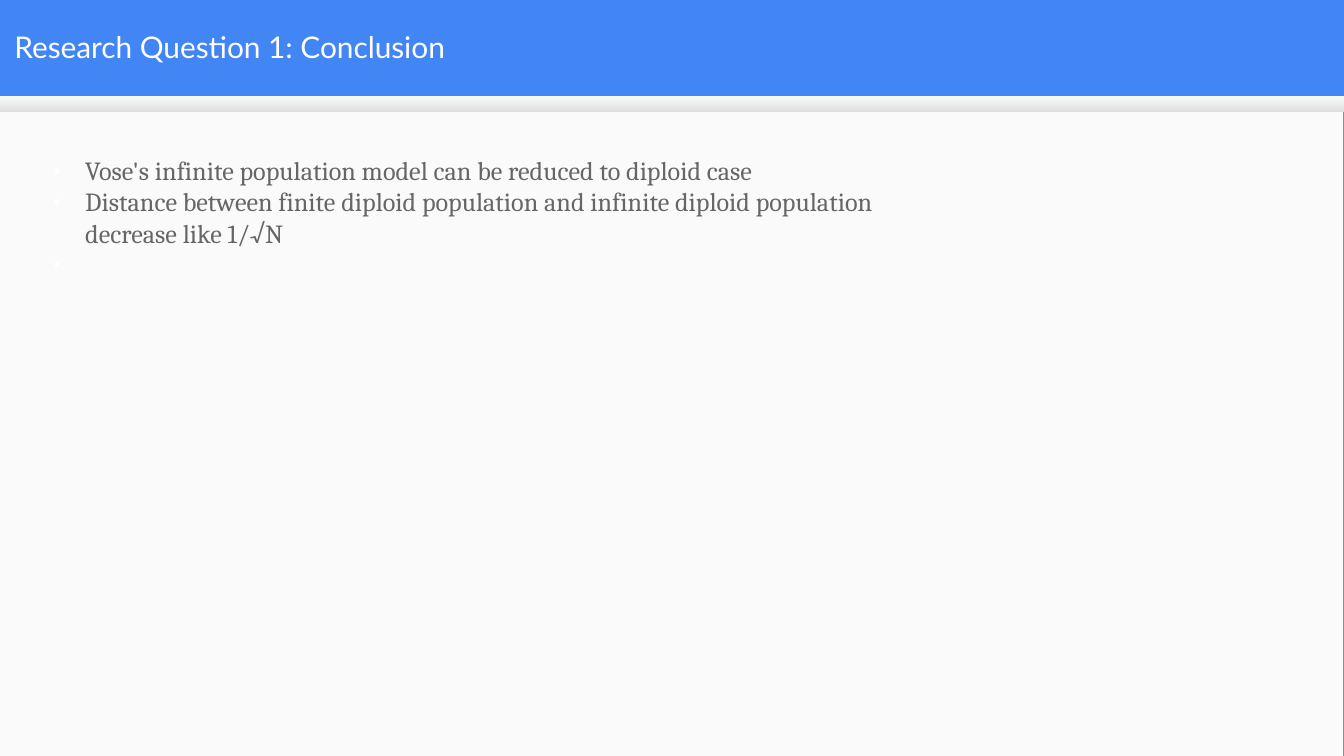
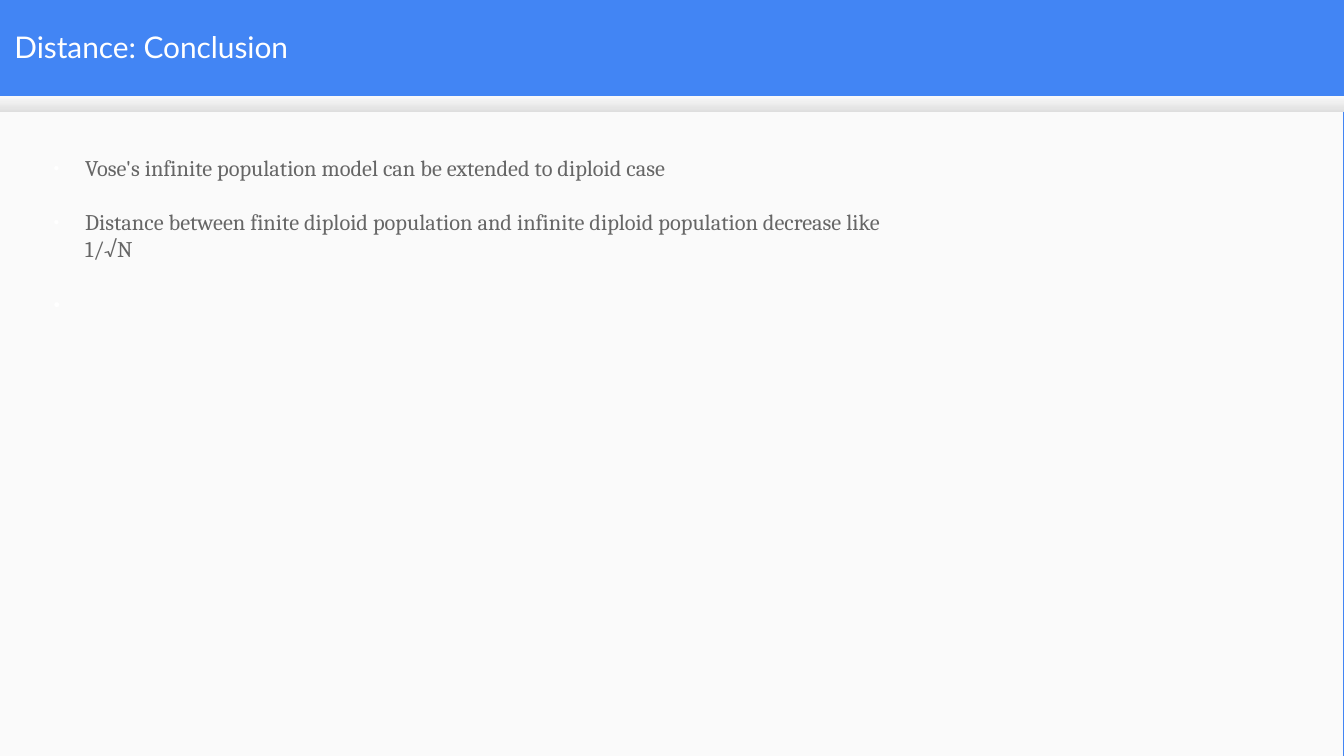
Before and after one commit to mduwalsh/project, a slide deck: slide 20 of thesis_slides_mahendra.odp (slide 19 before the commit). Drawn at 1344x756 pixels with LibreOffice and Linux fonts; fonts in the diff are those of the drawing. Boxes give left, top, right and bottom in pixels: in the first picture for what was removed or moved away, otherwise in the second. Text is boxed around its words. In the diff, an @@ line names an element or a change of style, - is before the commit and + after.

```diff
--- a/thesis_slides_mahendra.odp
+++ b/thesis_slides_mahendra.odp
@@ title at bbox=[14, 36, 288, 58]: text changed @@
-Research Question 1: Conclusion
+Distance: Conclusion
@@ text at bbox=[85, 160, 665, 181]: text changed; size 14 to 12 pt @@
-● Vose's infinite population model can be reduced to diploid case
+● Vose's infinite population model can be extended to diploid case
@@ text at bbox=[85, 214, 879, 260]: size 14 to 12 pt in "Distance between finite diploid population and infinite ..."; more space between paragraphs @@
```
Also in this commit, not shown: 8 other slides changed, 5 slides added, 2 slides removed.
